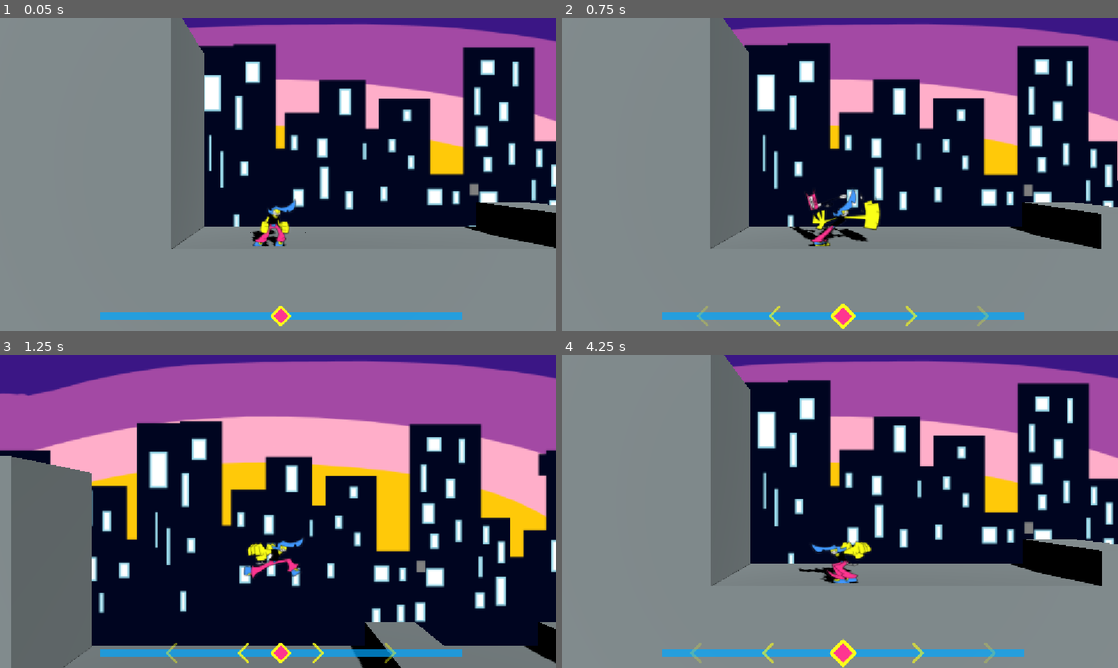
Above: before the commit, frames 1-4 (two rows, left to right).
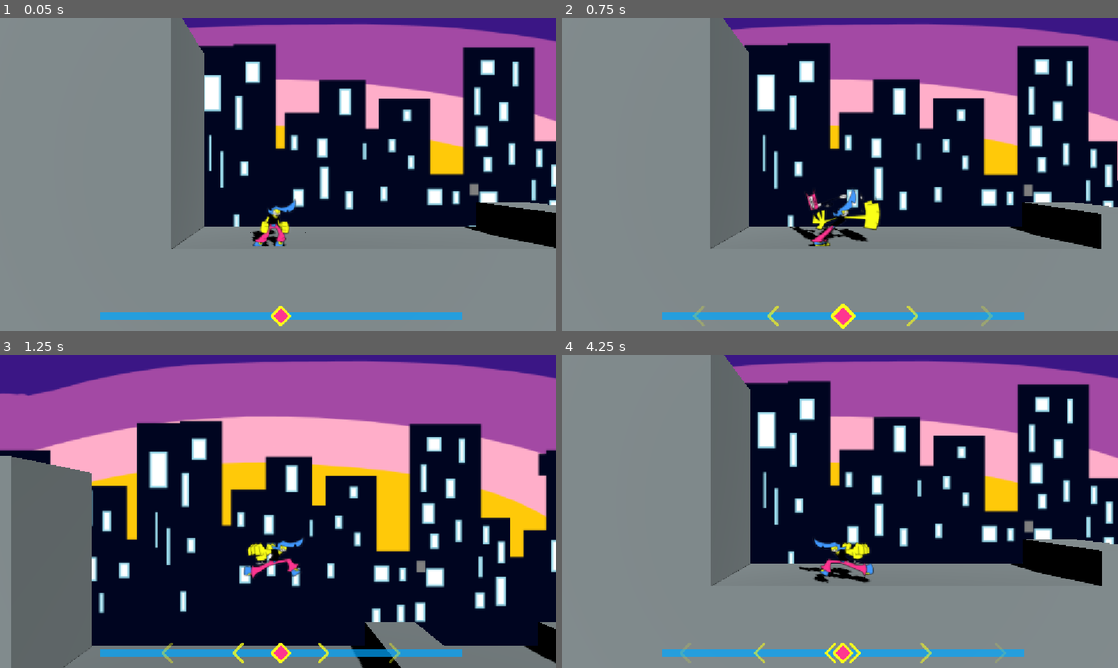
Above: after the commit, the same moments.

Repository: jackachulian/StuckInALoop
Game: Godot game, scene res://scenes/level.tscn
Same seed, same stepped clock (60 frames per second), same inputs: the game is played once before the commit and once after it. This scene is started directly instead of the project's main scene. Sound files missing from this copy of the repository are replaced by a short silence.
Inputs (mouse positions are in pixels of both pictures, inside the frame that each line leads up to):
- Up to frame 1 (0.05 s): no input
- Up to frame 2 (0.75 s): move the mouse to (962, 158) at 0.52 s; hold Right (ui_right) from 0.53 s (still down); tap X (punch) at 0.6 s; click (962, 158) at 0.67 s
- Up to frame 3 (1.25 s): keep holding Right (ui_right); tap Z (jump) at 0.77 s
- Up to frame 4 (4.25 s): move the mouse to (728, 527) at 1.27 s; release Right (ui_right) at 1.28 s; hold Down (ui_down) 1.28-2.03 s; tap X (punch) every 0.75 s from 1.35 to 3.6 s; tap Z (jump) at 1.52, 3.02, 3.77 s; move the mouse to (895, 442) at 2.02 s; hold Right (ui_right) 2.03-2.78 s; move the mouse to (812, 574) at 2.77 s; hold Up (ui_up) 2.78-3.53 s; click (812, 574) at 2.92 s; move the mouse to (1006, 558) at 3.52 s; hold Left (ui_left) from 3.53 s (still down)

Frame 1 is identical in both runs. In frame 2, 0.2% of the frame differs, in the area x 23-78%, y 92-99%; in frame 3, 0.4%; in frame 4, 2.4%, in the area x 21-100%, y 8-100%.

Commit message:
New music

Diff:
--- a/scenes/level.tscn
+++ b/scenes/level.tscn
@@ -70,8 +70,8 @@
 [ext_resource type="Texture2D" uid="uid://bnas44u30s3p3" path="res://sprites/PROTAG/500x500/Punch/spr_gamejam_protag_punchMIDDLE_0013.png" id="59_y73rr"]
 [ext_resource type="Texture2D" uid="uid://b872y42wtyvlr" path="res://sprites/bg_buildings.png" id="67_jydfl"]
 [ext_resource type="Script" uid="uid://bf0w1qgs5me62" path="res://scripts/parallax_sprite_3d.gd" id="68_d5irf"]
-[ext_resource type="AudioStream" uid="uid://bc4mtrq20badv" path="res://audio/gamejam22726_FINAL.wav" id="68_ltwek"]
 [ext_resource type="Texture2D" uid="uid://wu1m08kp5sbv" path="res://sprites/bg_sky.png" id="68_u0n8q"]
+[ext_resource type="AudioStream" uid="uid://cbytu8uwl3xwr" path="res://audio/3 SONG STITCH.wav" id="70_om2me"]
 [ext_resource type="Texture2D" uid="uid://2mdvuafr4wi6" path="res://sprites/beat_marker.png" id="71_ltwek"]
 [ext_resource type="Script" uid="uid://dicjnwysglnyu" path="res://scripts/rhythm_pulser_3d.gd" id="71_u5upv"]
 [ext_resource type="Script" uid="uid://bi0vwmyfkqmgv" path="res://scripts/beat_bar.gd" id="71_vry8j"]
@@ -396,7 +396,7 @@
 texture = ExtResource("68_u0n8q")
 
 [node name="AudioStreamPlayer3D" type="AudioStreamPlayer3D" parent="Player/Camera3D" unique_id=1737419508]
-stream = ExtResource("68_ltwek")
+stream = ExtResource("70_om2me")
 autoplay = true
 
 [node name="PunchMiddleHitbox" type="StaticBody3D" parent="Player" unique_id=1620630954]
--- a/scripts/rhythm_manager.gd
+++ b/scripts/rhythm_manager.gd
@@ -3,7 +3,7 @@
 
 @export var options_manager: OptionsManager
 
-@export var beats_per_second: float = 170.0/60.0
+@export var beats_per_second: float = 168.0/60.0
 
 @onready var audio_stream_player_3d: AudioStreamPlayer3D = $"../Player/Camera3D/AudioStreamPlayer3D"
 
Not shown, added: audio/3 SONG STITCH.wav.import
Not shown, added: audio/FOLEY.wav.import
Not shown, added: audio/3 SONG STITCH.wav
Not shown, added: audio/FOLEY.wav
